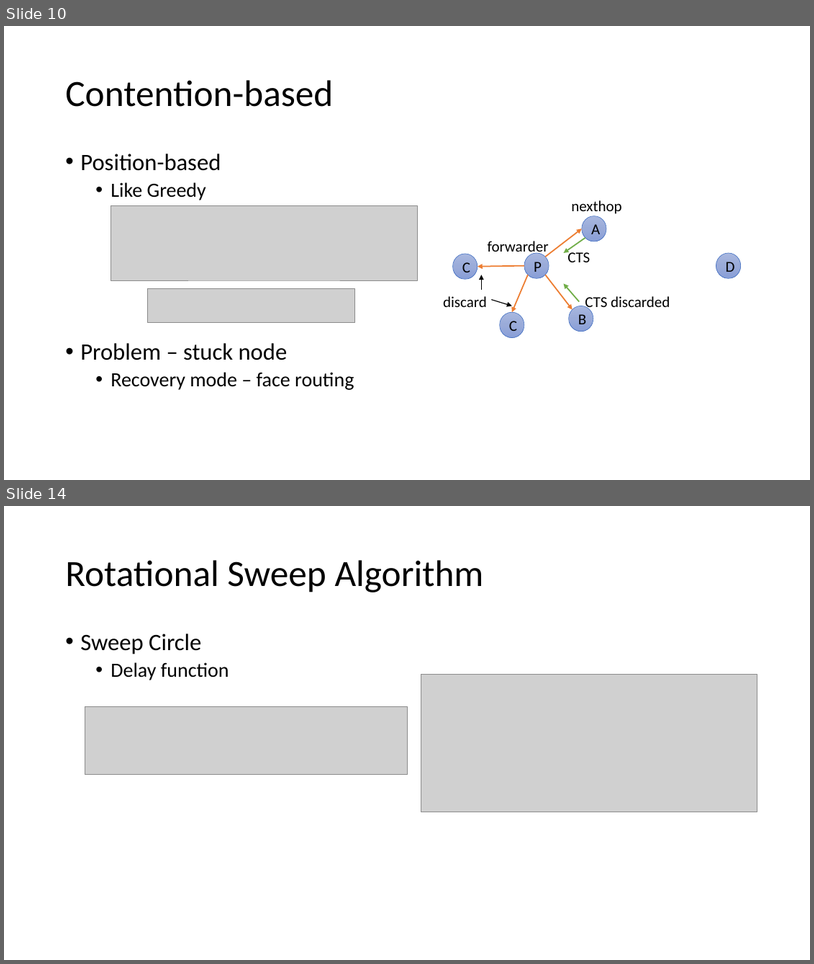
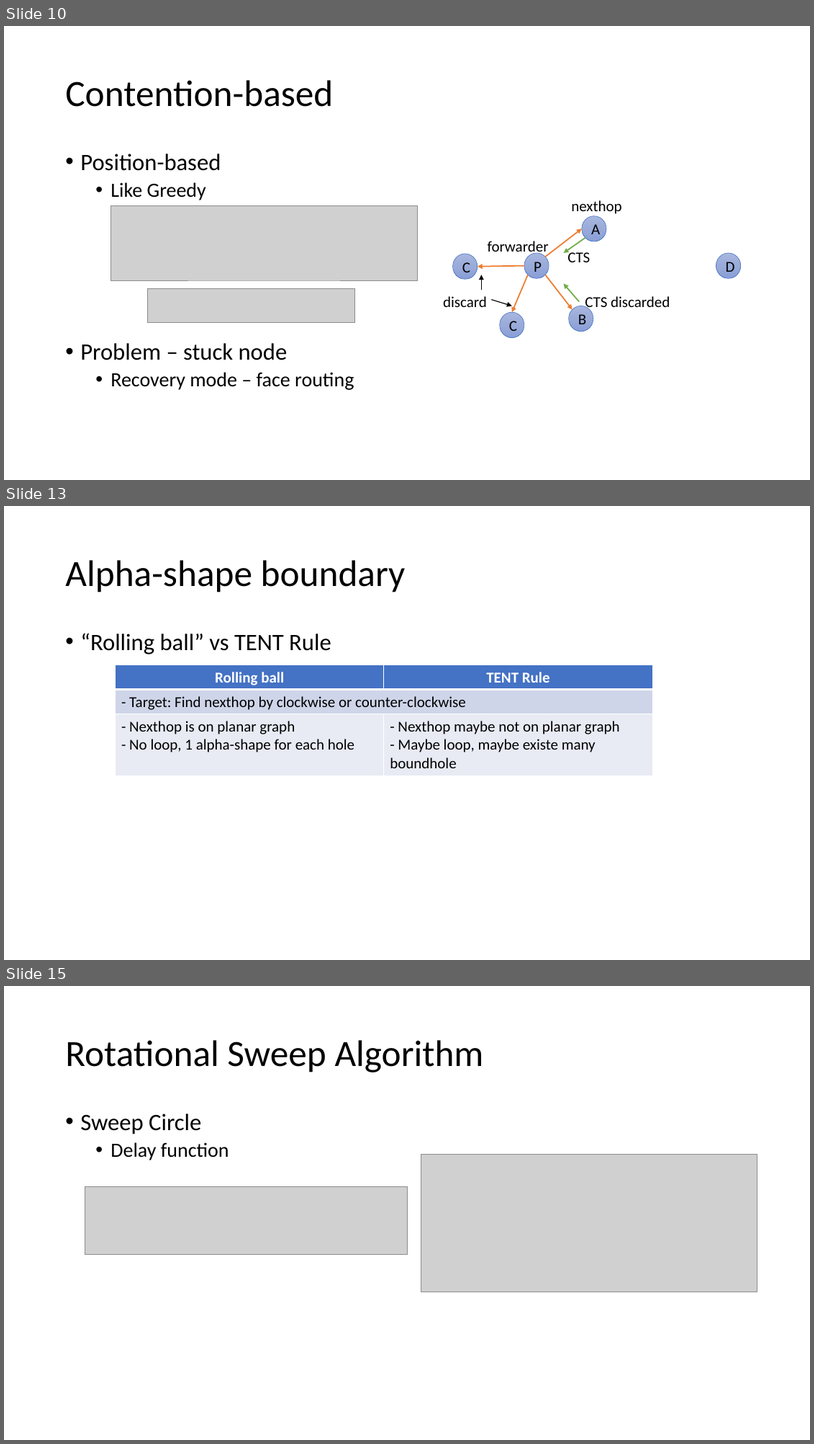
Before and after one commit to hungtt28/GeoRouting, a slide deck: doc/Beaconless-overview.pptx. Shown one above the other, each under a label of ours: slides 10 and 14 before the commit, slides 10, 13 and 15 after it; the slides between them are not shown. The pictures are 814x964 and 814x1444 pixels, drawn with LibreOffice and Linux fonts; fonts in the diff are those of the drawing; grey boxes stand for pictures. Boxes give left, top, right and bottom in pixels: in the first picture for what was removed or moved away, otherwise in the second. Text is boxed around its words. In the diff, an @@ line names an element or a change of style, - is before the commit and + after.

```diff
--- a/doc/Beaconless-overview.pptx
+++ b/doc/Beaconless-overview.pptx
@@ slide 13 added at (x1=4, y1=506, x2=810, y2=960), background #FFFFFF @@
@@ title added at (x1=65, y1=560, x2=406, y2=592), 44 pt, text #000000 @@
+Alpha-shape boundary
@@ text added at (x1=80, y1=633, x2=332, y2=654), 28 pt, text #000000 @@
+• “Rolling ball” vs TENT Rule
@@ table added at (x1=116, y1=665, x2=653, y2=775), 3 rows, 2 columns @@
+Rolling ball | TENT Rule
+- Target: Find nexthop by clockwise or counter-clockwise | 
+- Nexthop is on planar graph / - No loop, 1 alpha-shape for each hole | - Nexthop maybe not on planar graph / - Maybe loop, maybe existe many boundhole
@@ what was slide 14 is now slide 15 @@
```
Also in this commit, not shown: 3 slides changed, 2 other files.
